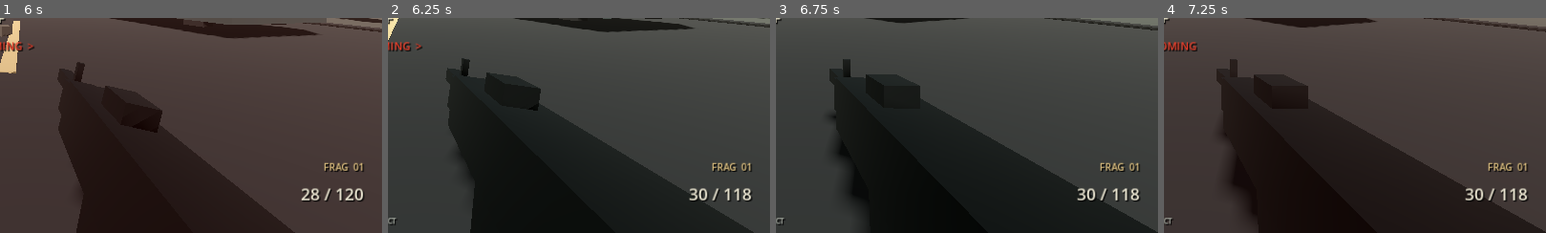
Above: before the commit, frames 1-4 (left to right).
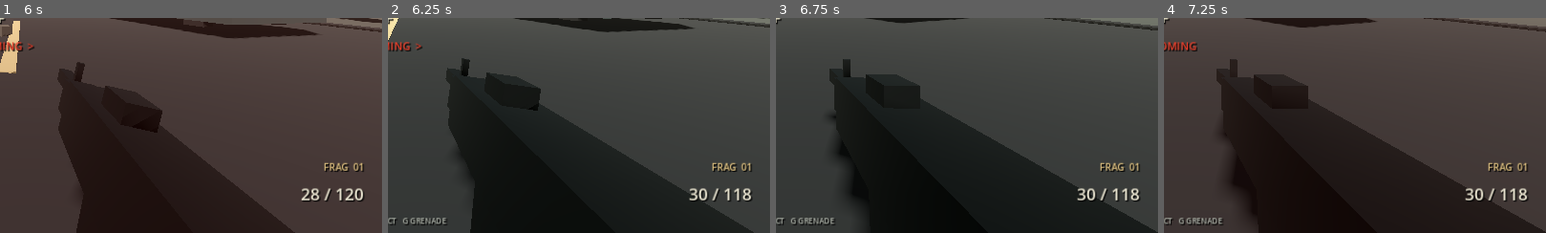
Above: after the commit, the same moments.

Repository: Liladizilla/operation-blackout
Game: Godot game, scene res://scenes/main.tscn
Same seed, same stepped clock (60 frames per second), same inputs: the game is played once before the commit and once after it.
Inputs (mouse positions are % of the whole screen's width and height, from its top left):
- Up to frame 1 (6 s): tap Enter at 0.5 s; move the mouse to (55, 50) at 0.52 s; hold W (move_forward) 0.53-5.78 s; tap Ctrl (crouch) at 0.6, 4.35 s; click (55, 50) at 0.67 s; tap Space (jump) at 0.77, 1.52, 3.02, 3.77, 4.52 s; move the mouse to (45, 50) at 1.27 s; tap F (interact) at 1.35 s; move the mouse to (52, 48) at 2.02 s; tap Z (prone) at 2.1, 5.85 s; move the mouse to (49, 52) at 2.77 s; tap Shift (sprint) at 2.85 s; click (49, 52) at 2.92 s; move the mouse to (57, 51) at 3.52 s; tap G (throw_grenade) at 3.6 s; tap R (reload) at 4.15 s; move the mouse to (42, 49) at 4.27 s; move the mouse to (51, 50) at 5.02 s; hold F (interact) 5.03-5.78 s; click (51, 50) at 5.17 s; move the mouse to (46, 48) at 5.77 s; hold D (move_right) from 5.78 s (still down)
- Up to frame 2 (6.25 s): keep holding D (move_right); tap Space (jump) at 6.02 s
- Up to frame 3 (6.75 s): move the mouse to (55, 50) at 6.52 s; release D (move_right) at 6.53 s; hold W (move_forward) from 6.53 s (still down); hold Shift (sprint) from 6.53 s (still down)
- Up to frame 4 (7.25 s): keep holding W (move_forward); keep holding Shift (sprint); tap Space (jump) at 6.77 s
The pictures show only the part of the screen within x 50-100%, y 50-100%; the shares and areas given below are measured in that part.

Frame 1 is identical in both runs. In frame 2, 0.2% of the frame differs, in the area x 3-16%, y 92-97%; in frame 3, 0.2%; in frame 4, 0.3%.

Commit message:
Include grenade controls in player status hints

Diff:
--- a/scripts/player.gd
+++ b/scripts/player.gd
@@ -163,7 +163,7 @@
             if hud and hud.has_method("set_ammo"):
                 hud.set_ammo(ammo, reserve)
             if hud and hud.has_method("set_status"):
-                hud.set_status("WASD MOVE   SHIFT SPRINT   CTRL CROUCH   Z PRONE   RMB AIM   LMB FIRE   R RELOAD   F INTERACT")
+                hud.set_status("WASD MOVE   SHIFT SPRINT   CTRL CROUCH   Z PRONE   RMB AIM   LMB FIRE   R RELOAD   F INTERACT   G GRENADE")
     if Input.is_action_just_pressed("reload"):
         _start_reload()
     if Input.is_action_just_pressed("throw_grenade"):
